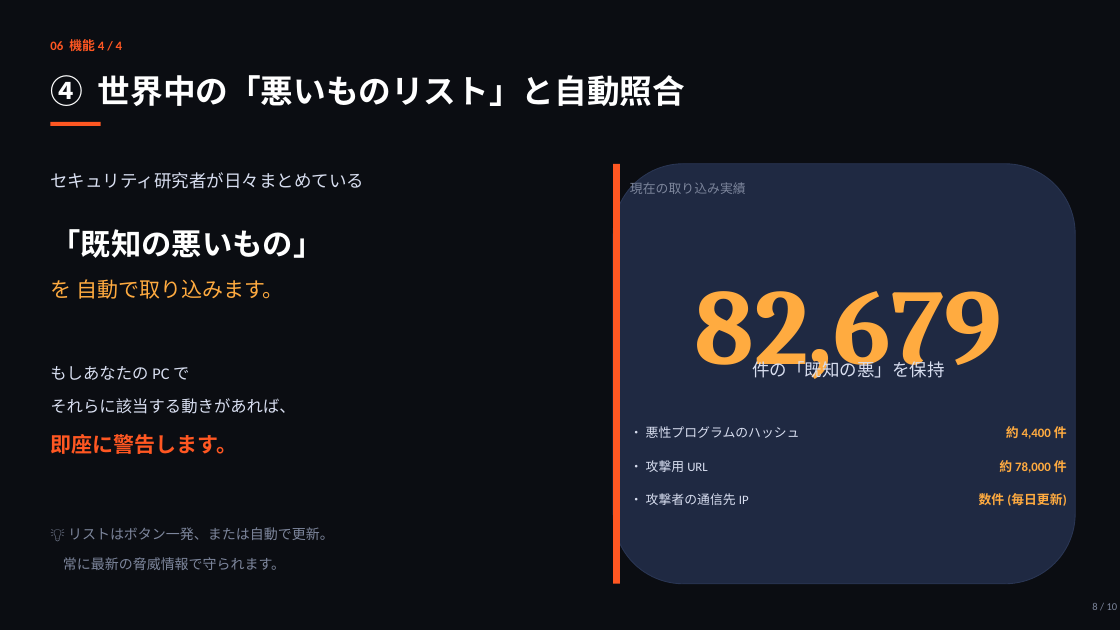
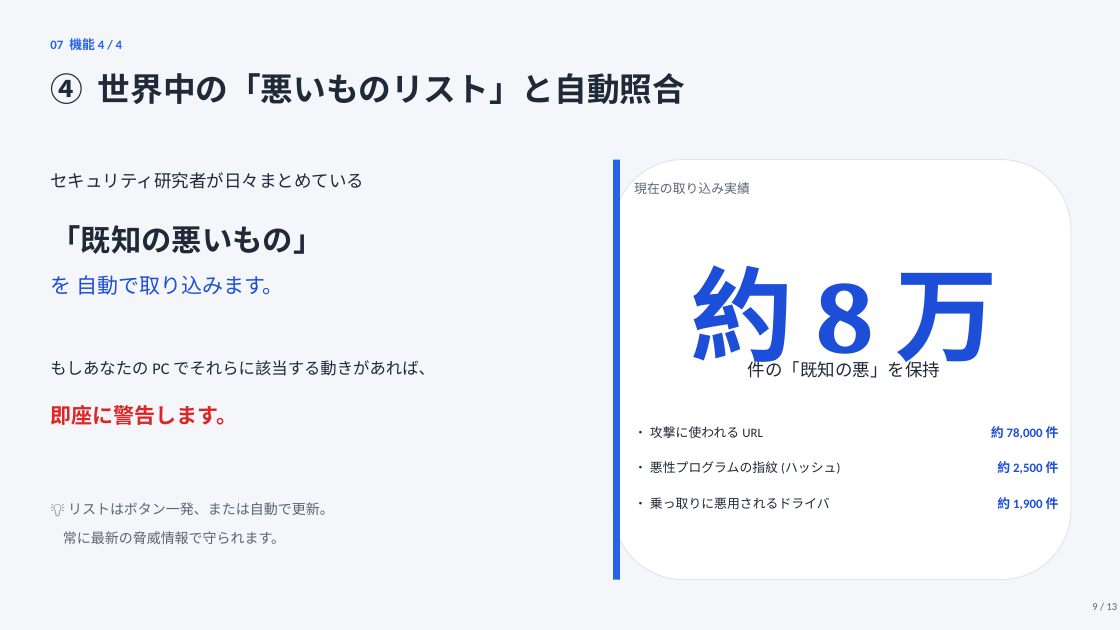
Before and after one commit to Assy2005/hayabusa-plus, a slide deck: slide 9 of docs/presentation/pptx/hayabusa-plus.pptx (slide 8 before the commit). Drawn at 1120x630 pixels with LibreOffice and Linux fonts; fonts in the diff are those of the drawing. Boxes give left, top, right and bottom in pixels: in the first picture for what was removed or moved away, otherwise in the second. Text is boxed around its words. In the diff, an @@ line names an element or a change of style, - is before the commit and + after.

```diff
--- a/docs/presentation/pptx/hayabusa-plus.pptx
+++ b/docs/presentation/pptx/hayabusa-plus.pptx
@@ rectangle at (x1=0, y1=0, x2=1120, y2=630): fill #0B0D12 to #F4F6FA @@
@@ text "④ 世界中の「悪いものリスト」と自動照合" at (x1=50, y1=73, x2=685, y2=104): text colour #FFFFFF to #1F2937 @@
@@ text at (x1=50, y1=38, x2=122, y2=50): text changed; text colour #FF5722 to #2563EB @@
-06 機能 4 / 4
+07 機能 4 / 4
@@ rectangle removed at (x1=50, y1=122, x2=101, y2=126) @@
@@ text "セキュリティ研究者が日々まとめている" at (x1=50, y1=172, x2=364, y2=189): text colour #D8DEF0 to #1F2937 @@
@@ rectangle moved from (x1=613, y1=164, x2=620, y2=584) to (x1=613, y1=160, x2=620, y2=580) @@
@@ rectangle at (x1=613, y1=160, x2=620, y2=580): fill #FF5722 to #2563EB @@
@@ rounded rectangle resized from (x1=613, y1=164, x2=1075, y2=584) to (x1=613, y1=160, x2=1071, y2=580) @@
@@ rounded rectangle at (x1=613, y1=160, x2=1071, y2=580): fill #1F2942 to #FFFFFF; outline #2A3654 0.75 pt to #DDE3EE 0.75 pt @@
@@ text "「既知の悪いもの」" at (x1=50, y1=225, x2=323, y2=254): text colour #FFFFFF to #1F2937 @@
@@ text "を 自動で取り込みます。" at (x1=50, y1=275, x2=284, y2=295): text colour #FFAB40 to #1D4ED8 @@
@@ text at (x1=690, y1=265, x2=999, y2=378): text changed; size 92 to 88 pt; text colour #FFAB40 to #1D4ED8 @@
-82,679
+約 8 万
@@ text "件の「既知の悪」を保持" at (x1=748, y1=358, x2=940, y2=378): text colour #D8DEF0 to #1F2937 @@
@@ text at (x1=50, y1=360, x2=435, y2=376): text changed; text colour #D8DEF0 to #1F2937 @@
-それらに該当する動きがあれば、
+もしあなたの PC でそれらに該当する動きがあれば、
@@ text removed at (x1=50, y1=366, x2=189, y2=380) @@
-もしあなたの PC で
@@ text "即座に警告します。" moved from (x1=50, y1=434, x2=237, y2=454) to (x1=50, y1=405, x2=237, y2=425) @@
@@ text "即座に警告します。" at (x1=50, y1=405, x2=237, y2=425): text colour #FF5722 to #DC2626 @@
@@ text at (x1=650, y1=426, x2=763, y2=438): text changed; text colour #D8DEF0 to #1F2937 @@
-• 攻撃用 URL
+• 攻撃に使われる URL
@@ text "約 78,000 件" at (x1=991, y1=426, x2=1059, y2=439): text colour #FFAB40 to #1D4ED8 @@
@@ text "約 78,000 件" moved from (x1=999, y1=460, x2=1067, y2=473) to (x1=991, y1=426, x2=1059, y2=439) @@
@@ text at (x1=650, y1=461, x2=840, y2=474): text changed; text colour #D8DEF0 to #1F2937 @@
-• 悪性プログラムのハッシュ
+• 悪性プログラムの指紋 (ハッシュ)
@@ text at (x1=997, y1=461, x2=1059, y2=474): text changed; text colour #FFAB40 to #1D4ED8 @@
-約 4,400 件
+約 2,500 件
@@ text "💡 リストはボタン一発、または自動で更新。" moved from (x1=68, y1=527, x2=334, y2=540) to (x1=68, y1=502, x2=334, y2=515) @@
@@ text removed at (x1=646, y1=493, x2=749, y2=505) @@
-• 攻撃者の通信先 IP
@@ text added at (x1=650, y1=497, x2=830, y2=509), 11 pt, text #1F2937 @@
+• 乗っ取りに悪用されるドライバ
@@ text removed at (x1=979, y1=493, x2=1067, y2=506) @@
-数件 (毎日更新)
@@ text added at (x1=997, y1=497, x2=1059, y2=510), 11 pt, text #1D4ED8, bold @@
+約 1,900 件
@@ text colour #7D869C to #5B6472 in 3 elements at (x1=634, y1=182, x2=750, y2=194), (x1=68, y1=502, x2=334, y2=515), (x1=63, y1=531, x2=285, y2=544) @@
@@ text "常に最新の脅威情報で守られます。" moved from (x1=63, y1=557, x2=285, y2=570) to (x1=63, y1=531, x2=285, y2=544) @@
@@ text at (x1=1092, y1=603, x2=1118, y2=610): text changed; text colour #7D869C to #5B6472 @@
-8 / 10
+9 / 13
```
Also in this commit, not shown: 9 other slides changed, 3 slides added, 1 slide removed, 2 other files.
